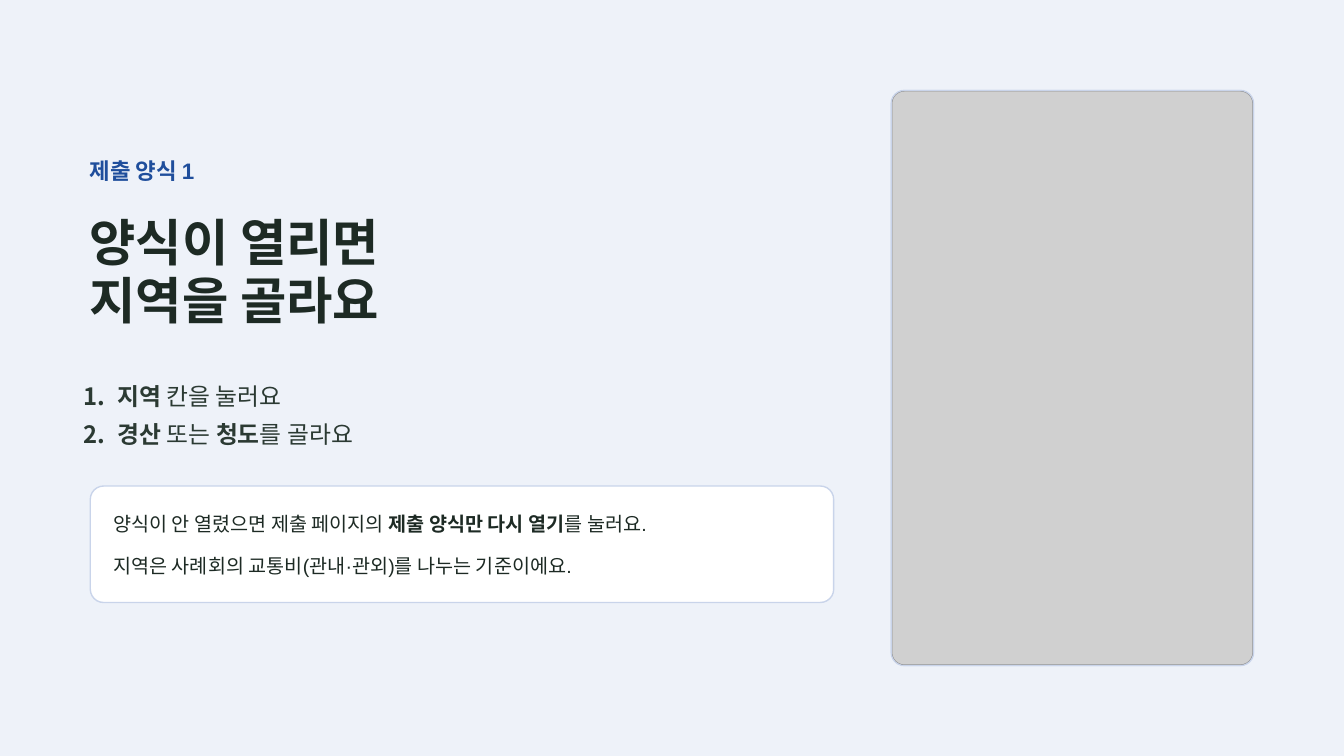
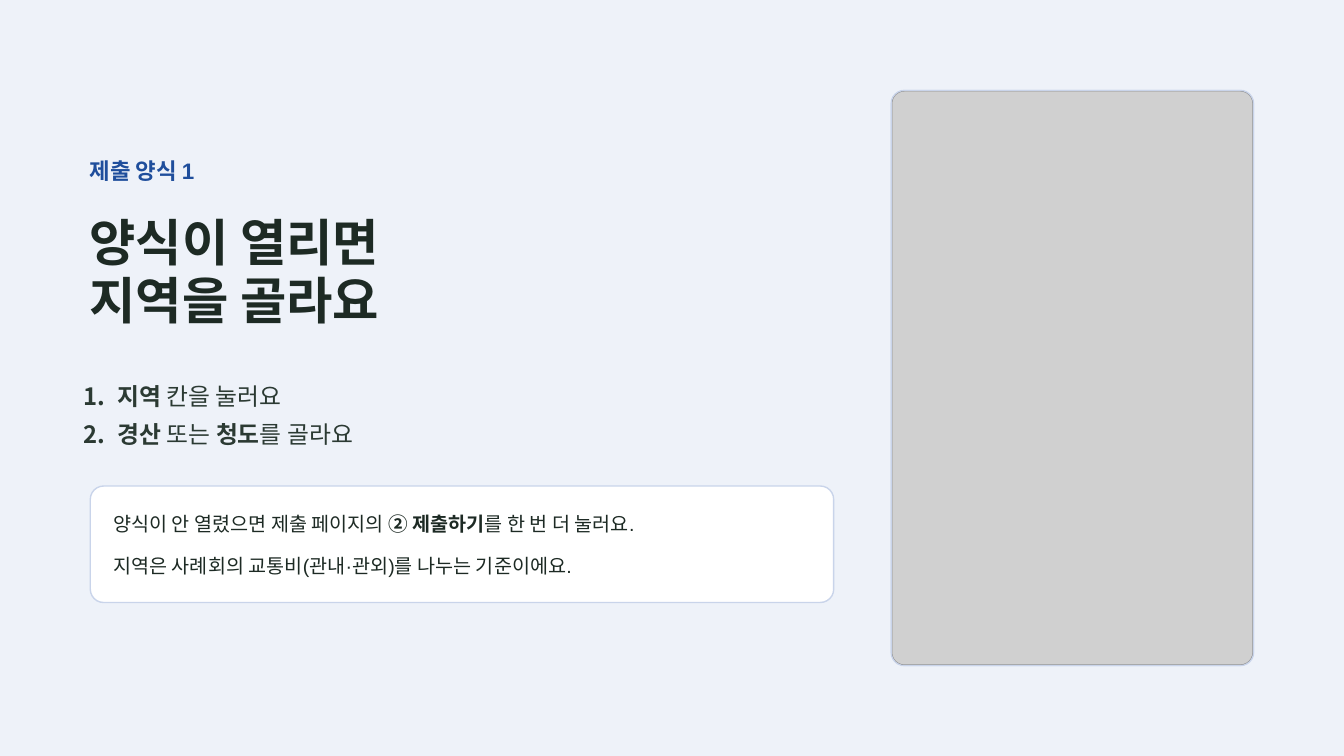
Before and after one commit to rkdhssnfl/maple-river-48, a slide deck: slide 13 of guide.pptx. Drawn at 1344x756 pixels with LibreOffice and Linux fonts; fonts in the diff are those of the drawing; grey boxes stand for pictures. Boxes give left, top, right and bottom in pixels: in the first picture for what was removed or moved away, otherwise in the second. Text is boxed around its words. In the diff, an @@ line names an element or a change of style, - is before the commit and + after.

```diff
--- a/guide.pptx
+++ b/guide.pptx
@@ text at <box>113,514,635,533</box>: text changed @@
-양식이 안 열렸으면 제출 페이지의 제출 양식만 다시 열기를 눌러요.
+양식이 안 열렸으면 제출 페이지의 ② 제출하기를 한 번 더 눌러요.
```
Also in this commit, not shown: 8 other slides changed, 27 other files.
